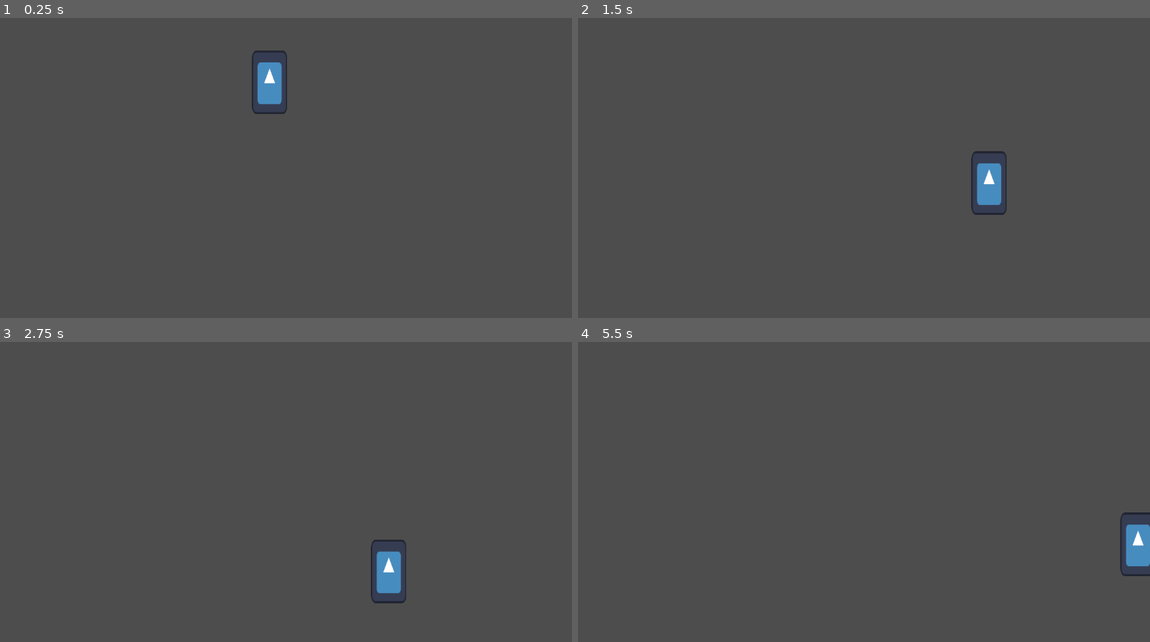
Above: before the commit, frames 1-4 (two rows, left to right).
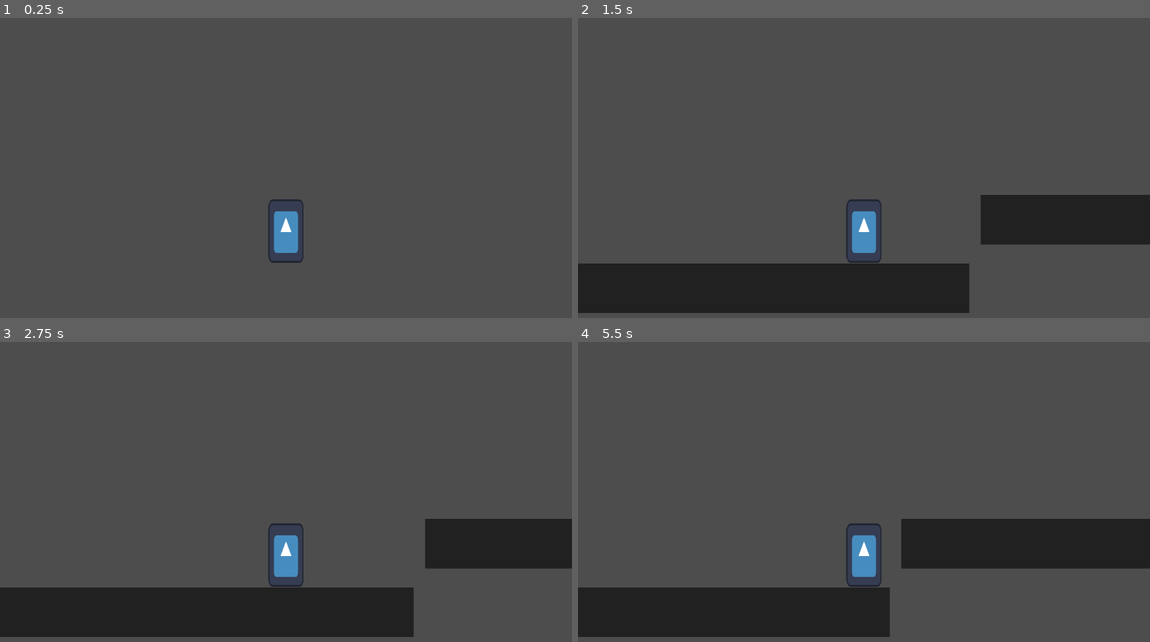
Above: after the commit, the same moments.

Repository: Bastinoroni96/bae_deleon_salangad_GameOutput2
Game: Godot game, scene res://scenes/world.tscn
Two runs of this game, one before a commit and one after it. Both use one fixed random seed, a clock stepped at 60 frames per second and the inputs below. The engine's default icon, where the game draws it, is replaced by a stand-in: a white triangle on a blue panel in a dark square.
Inputs:
- Up to frame 1 (0.25 s): no input
- Up to frame 2 (1.5 s): hold D (move_right) from 0.53 s (still down); tap Space (jump) at 0.6, 0.77, 1.07, 1.35 s
- Up to frame 3 (2.75 s): tap Space (jump) at 1.52, 1.82, 2.1 s; release D (move_right) at 2.03 s; hold A (move_left) from 2.03 s (still down)
- Up to frame 4 (5.5 s): release A (move_left) at 2.78 s; hold D (move_right) 2.78-4.28 s; tap Space (jump) at 2.85, 3.02, 3.32, 3.6, 3.77, 4.07, 4.35, 4.52, 4.82, 5.1 s; hold A (move_left) 4.28-5.03 s; hold D (move_right) from 5.03 s (still down)

The runs differ from the first frame. In frame 1, 1.6% of the frame differs, in the area x 44-54%, y 10-82%; in frame 2, 18%, in the area x 0-100%, y 44-99%; in frame 3, 17%; in frame 4, 17%.

Commit message:
collision with platform, adjusted jumping

Diff:
--- a/scenes/player.tscn
+++ b/scenes/player.tscn
@@ -17,3 +17,6 @@
 [node name="CollisionShape2D" type="CollisionShape2D" parent="."]
 position = Vector2(0, -64)
 shape = SubResource("RectangleShape2D_h18an")
+
+[node name="Camera2D" type="Camera2D" parent="."]
+position = Vector2(0, -213)
--- a/scenes/world.tscn
+++ b/scenes/world.tscn
@@ -1,10 +1,36 @@
-[gd_scene load_steps=2 format=3 uid="uid://cyoijabfpvpw"]
+[gd_scene load_steps=4 format=3 uid="uid://cyoijabfpvpw"]
 
 [ext_resource type="PackedScene" uid="uid://d4aawan8gdiqu" path="res://scenes/player.tscn" id="1_sltry"]
 
+[sub_resource type="QuadMesh" id="QuadMesh_l1ej3"]
+size = Vector2(1000, 100)
+
+[sub_resource type="RectangleShape2D" id="RectangleShape2D_hr8ya"]
+size = Vector2(1000, 101)
+
 [node name="World" type="Node2D"]
+position = Vector2(576, 549)
 
 [node name="Player" parent="." instance=ExtResource("1_sltry")]
-position = Vector2(543, 177)
+position = Vector2(3, -373)
 
 [node name="Platform" type="StaticBody2D" parent="."]
+
+[node name="MeshInstance2D" type="MeshInstance2D" parent="Platform"]
+modulate = Color(0.13, 0.13, 0.13, 1)
+mesh = SubResource("QuadMesh_l1ej3")
+
+[node name="CollisionShape2D" type="CollisionShape2D" parent="Platform"]
+position = Vector2(0, -0.5)
+shape = SubResource("RectangleShape2D_hr8ya")
+
+[node name="Platform2" type="StaticBody2D" parent="."]
+
+[node name="MeshInstance2D" type="MeshInstance2D" parent="Platform2"]
+modulate = Color(0.13, 0.13, 0.13, 1)
+position = Vector2(1023, -138)
+mesh = SubResource("QuadMesh_l1ej3")
+
+[node name="CollisionShape2D" type="CollisionShape2D" parent="Platform2"]
+position = Vector2(1023, -139)
+shape = SubResource("RectangleShape2D_hr8ya")
--- a/scripts/player.gd
+++ b/scripts/player.gd
@@ -2,7 +2,7 @@
 
 @export var speed = 300
 @export var gravity = 30
-@export var jump_force = 300
+@export var jump_force = 700
 
 
 func _physics_process(delta):
@@ -11,7 +11,7 @@
 		if velocity.y > 1000:
 			velocity.y = 1000
 
-	if Input.is_action_just_pressed("jump"):
+	if Input.is_action_just_pressed("jump") && is_on_floor():
 		velocity.y = -jump_force
 
 	var horizontal_direction = Input.get_axis("move_left","move_right")
